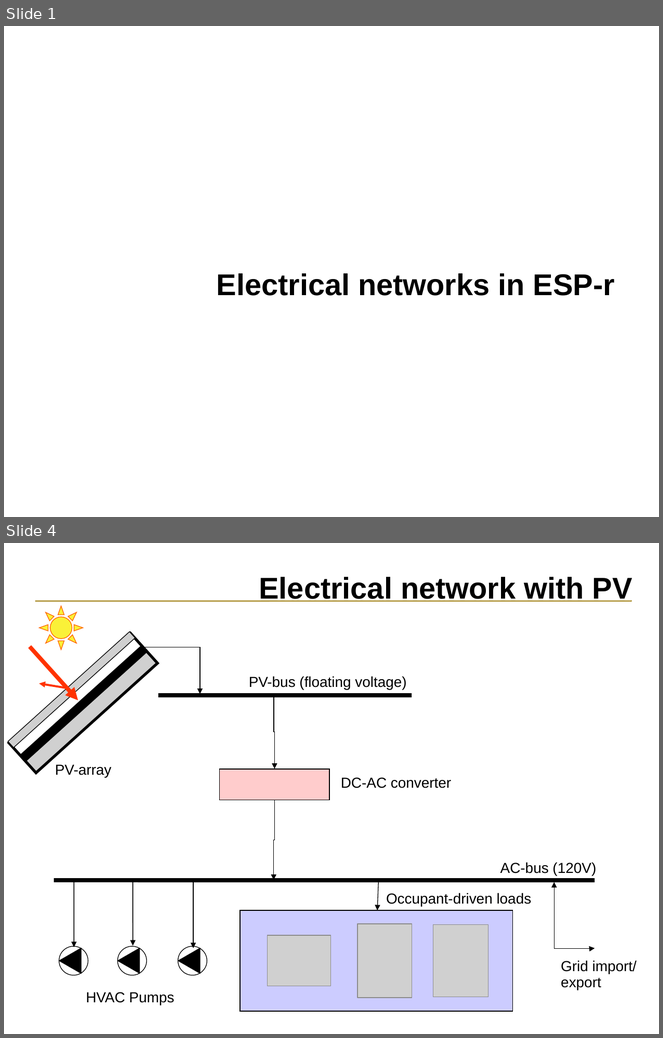
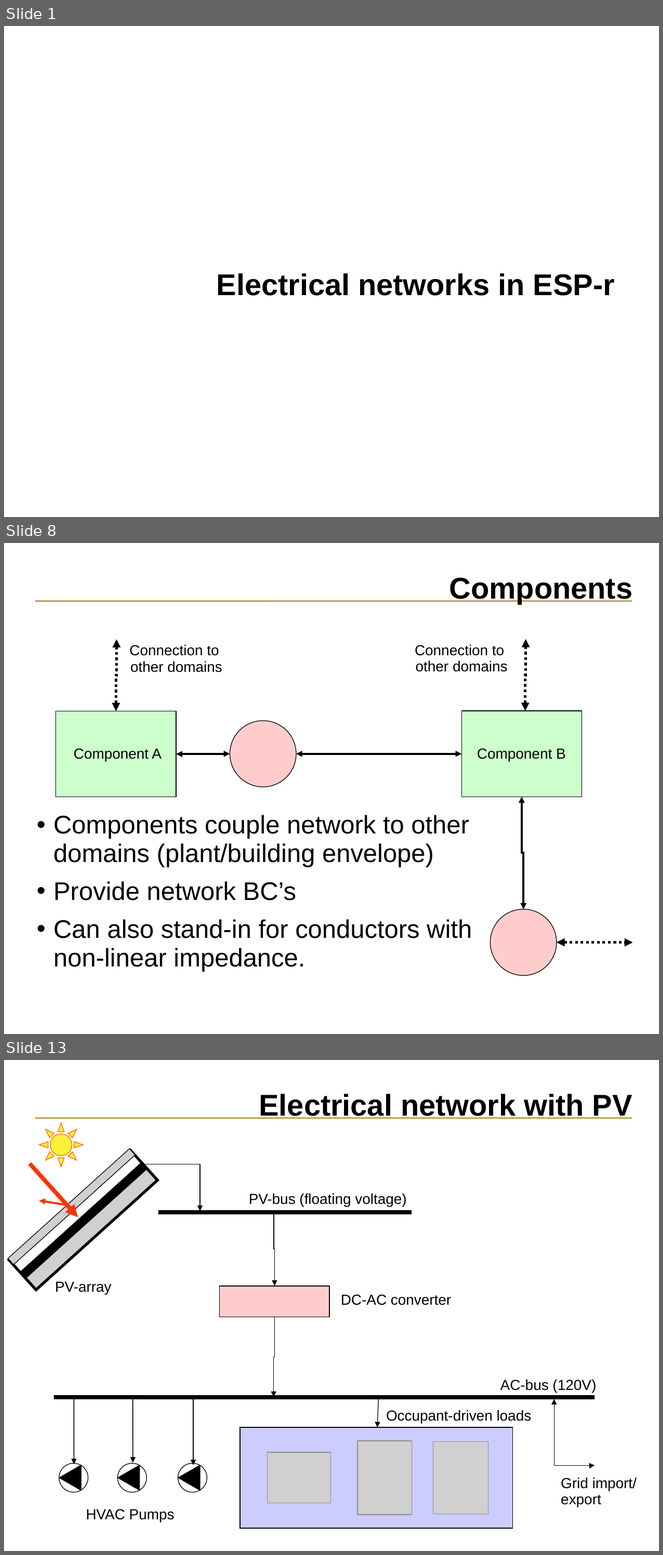
Before and after one commit to ESP-rCommunity/ESPrExtras, a slide deck: training/NRCan_course_materials/elec_network/electric_network.ppt. Shown one above the other, each under a label of ours: slides 1 and 4 before the commit, slides 1, 8 and 13 after it; the slides between them are not shown. The pictures are 663x1038 and 663x1555 pixels, drawn with LibreOffice and Linux fonts; fonts in the diff are those of the drawing; grey boxes stand for pictures; background and template pictures are left out. Boxes give left, top, right and bottom in pixels: in the first picture for what was removed or moved away, otherwise in the second. Text is boxed around its words. In the diff, an @@ line names an element or a change of style, - is before the commit and + after.

```diff
--- a/training/NRCan_course_materials/elec_network/electric_network.ppt
+++ b/training/NRCan_course_materials/elec_network/electric_network.ppt
@@ slide 8 added at box(4, 543, 659, 1034), background #FFFFFF; not listed: 1 template element that a slide beside it also shows @@
@@ title added at box(450, 577, 633, 604), 33 pt, text #000000, bold @@
+Components
@@ elbow double arrow added from (116, 711) to (117, 639), #000000 3 pt dashed @@
@@ text added at box(129, 644, 222, 672), 16 pt, text #000000 @@
+Connection to
+other domains
@@ text added at box(415, 644, 508, 672), 16 pt, text #000000 @@
+Connection to
+other domains
@@ elbow double arrow added from (526, 711) to (526, 639), #000000 3 pt dashed @@
@@ rectangle added at box(56, 711, 176, 797), fill #CCFFCC, outline #000000 0.74 pt @@
@@ rectangle added at box(462, 711, 583, 797), fill #CCFFCC, outline #000000 0.74 pt @@
@@ ellipse added at box(230, 720, 296, 787), fill #FFCCCC, outline #000000 0.74 pt @@
@@ text added at box(74, 748, 162, 761), 16 pt, text #000000 @@
+Component A
@@ elbow double arrow added from (176, 754) to (230, 754), #000000 2.24 pt @@
@@ elbow double arrow added from (296, 754) to (462, 754), #000000 2.24 pt @@
@@ text added at box(477, 748, 566, 761), 16 pt, text #000000 @@
+Component B
@@ elbow double arrow added from (521, 797) to (523, 909), #000000 2.24 pt @@
@@ text added at box(53, 815, 472, 972), 28 pt, text #000000 @@
+• Components couple network to other domains (plant/building envelope)
+• Provide network BC’s
+• Can also stand-in for conductors with non-linear impedance.
@@ ellipse added at box(490, 909, 556, 976), fill #FFCCCC, outline #000000 0.74 pt @@
@@ elbow double arrow added from (557, 943) to (633, 943), #000000 3 pt dashed @@
@@ what was slide 4 is now slide 13 @@
```
Also in this commit, not shown: 1 slide changed, 9 other slides added, 1 slide removed.
